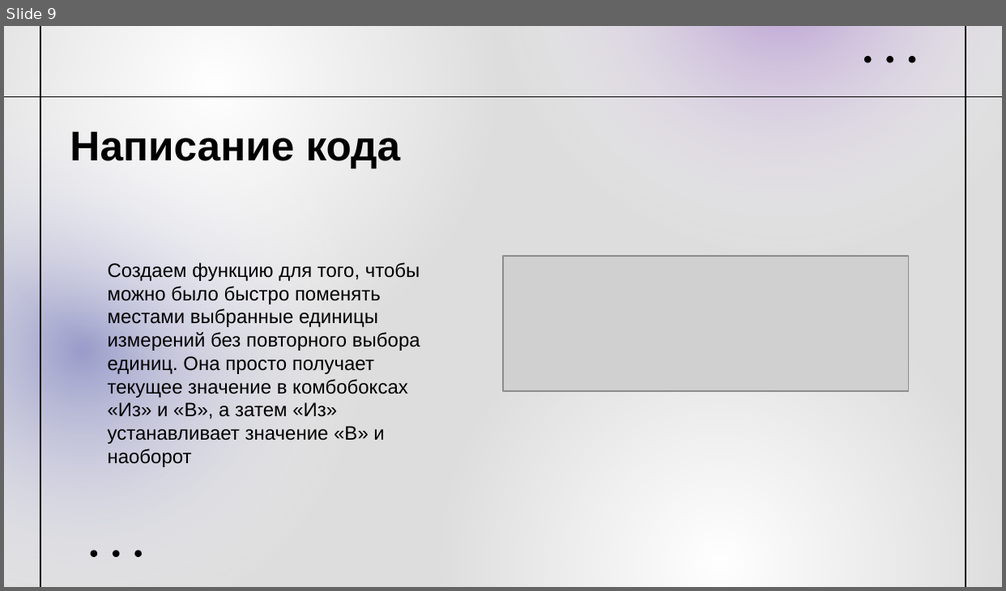
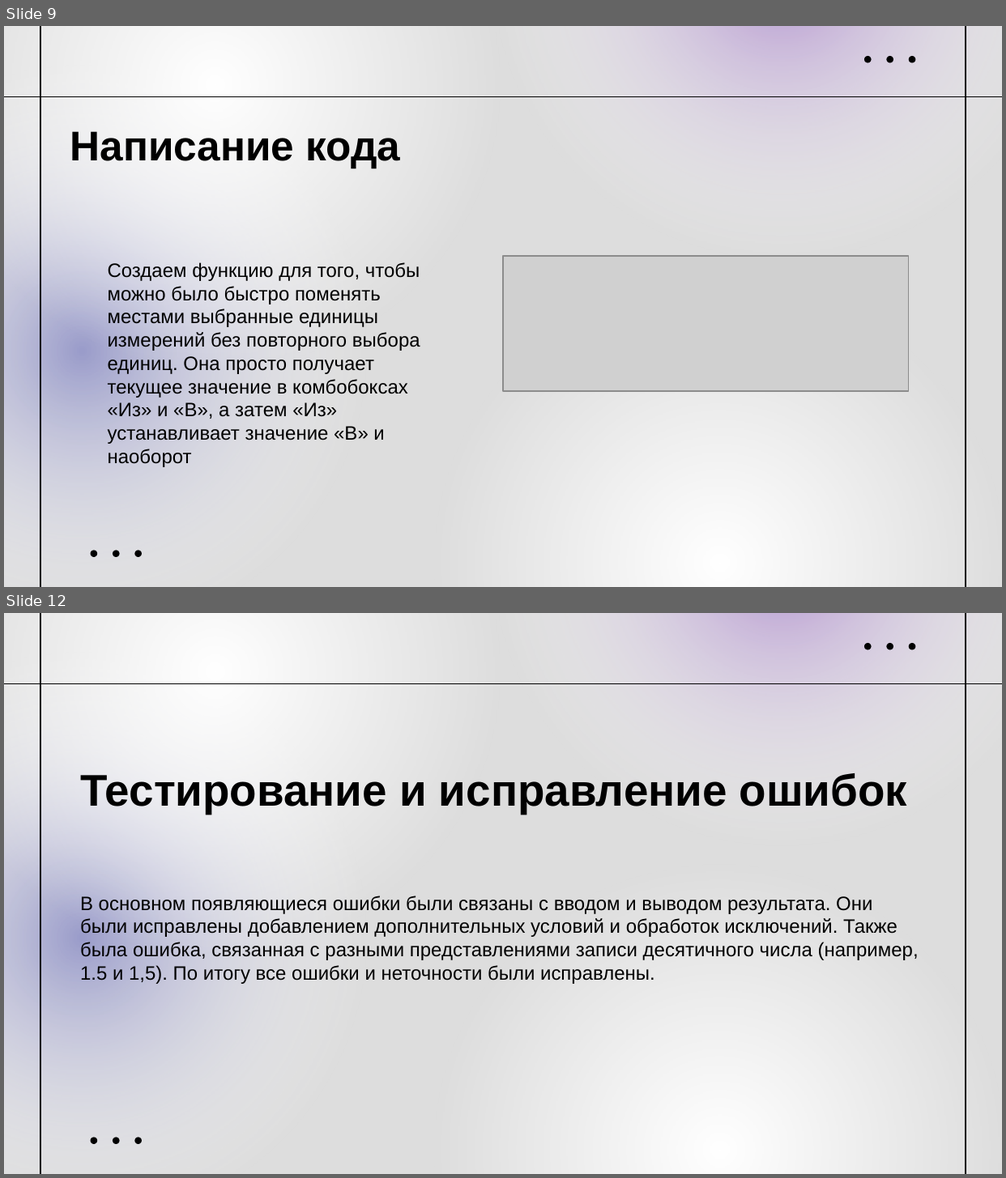
Before and after one commit to MariaPogorelova/converter, a slide deck: Pogorelova_converter.pptx. Shown one above the other, each under a label of ours: slide 9 before the commit, slides 9 and 12 after it; the slides between them are not shown. The pictures are 1006x591 and 1006x1178 pixels, drawn with LibreOffice and Linux fonts; fonts in the diff are those of the drawing; grey boxes stand for pictures. Boxes give left, top, right and bottom in pixels: in the first picture for what was removed or moved away, otherwise in the second. Text is boxed around its words. In the diff, an @@ line names an element or a change of style, - is before the commit and + after.

```diff
--- a/Pogorelova_converter.pptx
+++ b/Pogorelova_converter.pptx
@@ slide 12 added at (4, 613, 1002, 1174), background #DDDDDD; not listed: 12 template elements that a slide beside it also shows @@
@@ line added from (4, 683) to (1002, 683), #010101 0.75 pt @@
@@ text added at (80, 773, 907, 814), 32 pt, text #000000, bold @@
+Тестирование и исправление ошибок
@@ text added at (80, 896, 918, 984), 14 pt, text #000000 @@
+В основном появляющиеся ошибки были связаны с вводом и выводом результата. Они были исправлены добавлением дополнительных условий и обработок исключений. Также была ошибка, связанная с разными представлениями записи десятичного числа (например, 1.5 и 1,5). По итогу все ошибки и неточности были исправлены.
```
Also in this commit, not shown: 3 slides changed, 4 other slides added.
